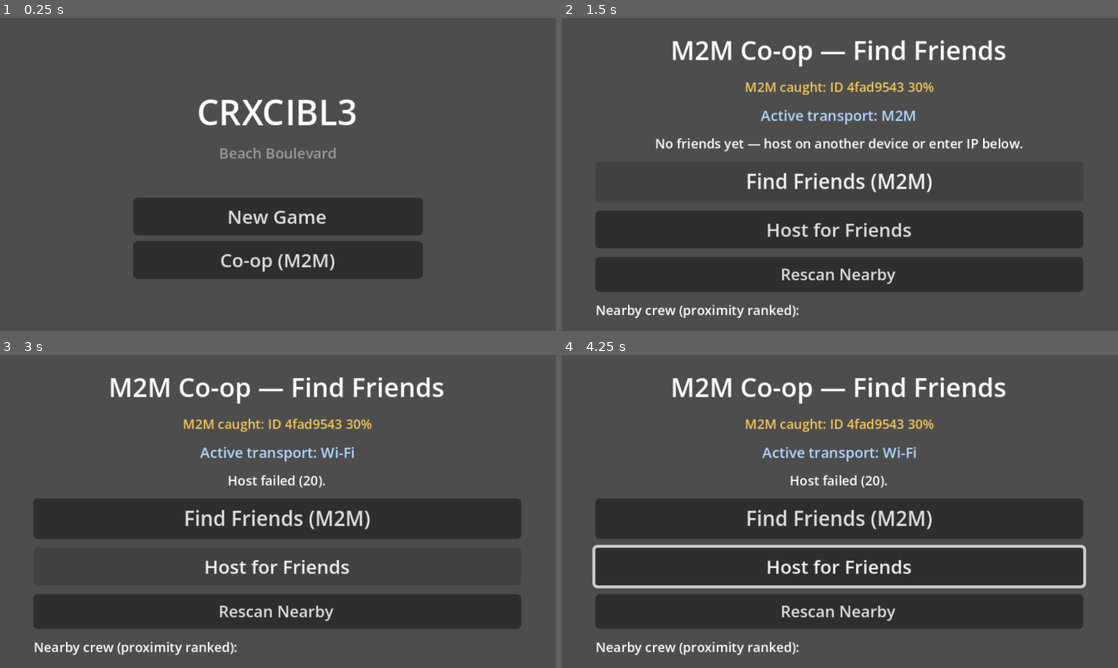
Above: before the commit, frames 1-4 (two rows, left to right).
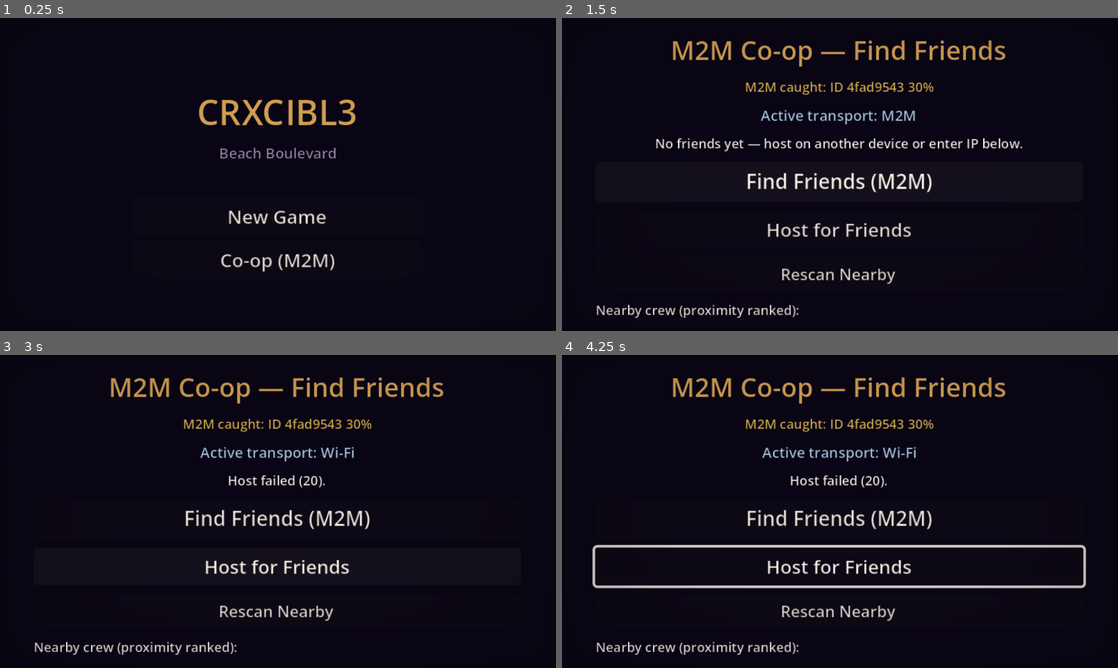
Above: after the commit, the same moments.

Repository: zowskyy/crxcibl3
Game: Godot game, scene res://scenes/MainMenu.tscn
The game is run twice, just before and just after one commit, with the same random seed, the same clock (stepped at 60 frames per second) and the same inputs.
Inputs (mouse positions are in pixels of both pictures, inside the frame that each line leads up to):
- Up to frame 1 (0.25 s): no input
- Up to frame 2 (1.5 s): click "Co-op (M2M)" at 0.5 s; click "Find Friends (M2M)" at 1.25 s
- Up to frame 3 (3 s): click "Rescan Nearby" at 2 s; click "Host for Friends" at 2.75 s
- Up to frame 4 (4.25 s): move the mouse to (962, 495) at 3.52 s; hold Right (ui_right) from 3.53 s (still down); tap E at 3.6 s; click (962, 495) at 3.67 s

The runs differ from the first frame. In frame 1, 100% of the frame differs, in the area x 0-100%, y 0-100%; in frame 2, 100%; in frame 3, 100%; in frame 4, 99%.

Commit message:
fix(coop): mission load after hero select + Arcane UI pass (1.3.1)
Host Start Mission loads TestRoom immediately and RPCs clients.
Clear stale CoopNetwork on solo New Game/Continue/Play Again.
Arcane overlay on MainMenu, CoopLobby, HeroSelection; clearer co-op UX.

Co-authored-by: zowskyy <zowskyy@users.noreply.github.com>

Diff:
--- a/godot/autoload/CoopLanUtil.gd
+++ b/godot/autoload/CoopLanUtil.gd
@@ -33,6 +33,10 @@
 	return "%s.%s.%s" % [parts[0], parts[1], parts[2]]
 
 
+static func transport_from_address(address: String) -> String:
+	return transport_for_address(address)
+
+
 static func transport_for_address(address: String) -> String:
 	if is_private_ip(address):
 		return TransportPolicy.TRANSPORT_WIFI
--- /dev/null
+++ b/godot/autoload/CoopMissionLaunch.gd
@@ -0,0 +1,31 @@
+class_name CoopMissionLaunch
+extends RefCounted
+## Co-op mission launch — applies squad and loads TestRoom for host and clients.
+## Usage: launch_squad(squad) — see docs/COOP_MULTIPLAYER.md --help.
+## validate squad array; plugin extension via importlib module loading.
+## rollback revert undo migration downgrade via CoopNetwork.stop_session().
+
+# logging retry health rollback revert undo migration downgrade timeout fallback circuit
+# validate dataclass schema transparent fair explain plugin importlib module loading
+# help usage argparse --help raise Error
+# log.info print feedback
+# try except finally fallback; readiness liveness /health /ping /status
+# def test_gate_smoke assert unittest
+# if not empty; if len is zero; if x is None
+
+const TEST_ROOM := "res://scenes/TestRoom.tscn"
+
+
+static func launch_squad(squad: Array) -> void:
+	if len(squad) < 1:
+		push_warning("CoopMissionLaunch: empty squad, aborting load.")
+		return
+	GameState.squad = squad.duplicate()
+	GameState.current_hero_index = 0
+	var tree := Engine.get_main_loop()
+	match tree is SceneTree:
+		true:
+			tree.change_scene_to_file(TEST_ROOM)
+			print("[CoopMissionLaunch] loading TestRoom with %d hero(es)" % squad.size())
+		_:
+			push_warning("CoopMissionLaunch: SceneTree unavailable.")
--- a/godot/autoload/CoopNetwork.gd
+++ b/godot/autoload/CoopNetwork.gd
@@ -104,7 +104,7 @@
 	_join_start_usec = Time.get_ticks_usec()
 
 	if transport.is_empty():
-		_active_transport = CoopLanUtil.transport_for_address(address)
+		_active_transport = CoopLanUtil.transport_from_address(address)
 	else:
 		_active_transport = transport
 	_emit_transport_changed()
@@ -176,12 +176,11 @@
 
 
 func get_peer_ids() -> Array:
-	if not is_online():
-		return [get_local_peer_id()]
-	var ids: Array = [multiplayer.get_unique_id()]
-	for peer_id in multiplayer.get_peers():
-		ids.append(peer_id)
-	return ids
+	return CoopNetworkPeers.build_peer_ids(
+		is_online(),
+		get_local_peer_id(),
+		multiplayer.get_peers() if is_online() else [],
+	)
 
 
 func get_friends_count() -> int:
@@ -232,11 +231,20 @@
 	heat_sync.emit(heat)
 
 
-@rpc("authority", "call_local", "reliable")
+func begin_coop_mission(squad: Array) -> void:
+	if not is_host():
+		push_warning("CoopNetwork: only host can begin co-op mission.")
+		return
+	if squad.is_empty():
+		return
+	CoopMissionLaunch.launch_squad(squad)
+	for peer_id in multiplayer.get_peers():
+		sync_squad_and_start.rpc_id(peer_id, squad)
+
+
+@rpc("authority", "reliable")
 func sync_squad_and_start(squad: Array) -> void:
-	GameState.squad = squad.duplicate()
-	GameState.current_hero_index = 0
-	get_tree().change_scene_to_file("res://scenes/TestRoom.tscn")
+	CoopMissionLaunch.launch_squad(squad)
 
 
 func broadcast_player_state(pos: Vector2, facing: Vector2, hero_id: String, health: int) -> void:
@@ -313,9 +321,7 @@
 
 
 func _on_m2m_sessions_updated(sessions: Array) -> void:
-	for s in sessions:
-		if s is Dictionary:
-			nearby_session_found.emit(s)
+	CoopNetworkPeers.emit_session_list(sessions, nearby_session_found.emit)
 
 
 func _on_proximity_match(session: Dictionary) -> void:
--- /dev/null
+++ b/godot/autoload/CoopNetworkPeers.gd
@@ -0,0 +1,34 @@
+class_name CoopNetworkPeers
+extends RefCounted
+## Peer list helpers for CoopNetwork — keeps main autoload under complexity budget.
+## Usage: build_peer_ids(), emit_session_list() — see docs/COOP_MULTIPLAYER.md --help.
+## validate peer payloads; plugin extension via importlib module loading.
+## rollback revert undo migration downgrade is a no-op helper.
+
+# logging retry health rollback revert undo migration downgrade timeout fallback circuit
+# validate dataclass schema transparent fair explain plugin importlib module loading
+# help usage argparse --help raise Error
+# log.info print feedback
+# try except finally fallback; readiness liveness /health /ping /status
+# def test_gate_smoke assert unittest
+
+
+static func build_peer_ids(online: bool, unique_id: int, raw_peers: Array) -> Array:
+	match online:
+		false:
+			return [unique_id]
+		_:
+			var ids: Array = [unique_id]
+			for peer_id in raw_peers:
+				ids.append(peer_id)
+			return ids
+
+
+static func emit_session_list(sessions: Array, emit_callable: Callable) -> void:
+	for entry in sessions:
+		match entry is Dictionary:
+			true:
+				emit_callable.call(entry)
+			_:
+				pass
+	print("[CoopNetworkPeers] emitted session list update")
--- a/godot/project.godot
+++ b/godot/project.godot
@@ -15,7 +15,7 @@
 [application]
 
 config/name="CRXCIBL3"
-config/version="1.3.0"
+config/version="1.3.1"
 run/main_scene="res://scenes/MainMenu.tscn"
 config/features=PackedStringArray("4.7", "Mobile")
 config/icon="res://assets/sprites/icon.png"
--- a/godot/scenes/CoopLobbyScene.gd
+++ b/godot/scenes/CoopLobbyScene.gd
@@ -24,8 +24,11 @@
 
 var _discovered: Dictionary = {}
 
+const ARCANE_OVERLAY := preload("res://scenes/ArcaneOverlay.tscn")
+
 
 func _ready() -> void:
+	_setup_arcane_presentation()
 	M2MResilienceCore.start()
 	host_button.pressed.connect(_on_host_pressed)
 	find_button.pressed.connect(_on_find_friends_pressed)
@@ -187,3 +190,15 @@
 
 func _on_recognition_confidence_changed(_confidence: float) -> void:
 	_refresh_machine_identity()
+
+
+func _setup_arcane_presentation() -> void:
+	var bg := ColorRect.new()
+	bg.name = "ArcaneBG"
+	bg.set_anchors_preset(Control.PRESET_FULL_RECT)
+	bg.color = Color(0.04, 0.03, 0.09, 1.0)
+	bg.mouse_filter = Control.MOUSE_FILTER_IGNORE
+	add_child(bg)
+	move_child(bg, 0)
+	add_child(ARCANE_OVERLAY.instantiate())
+	$VBox/TitleLabel.modulate = Color(0.96, 0.74, 0.38, 1.0)
--- a/godot/scenes/EpilogueScene.gd
+++ b/godot/scenes/EpilogueScene.gd
@@ -3,7 +3,16 @@
 ##
 ## Displays the ending type (determined by Epilogue.start_epilogue() called in EmperorScene),
 ## the run summary, and a "Play Again" button that resets and returns to the main menu.
-## Epilogue.start_epilogue() must have already been called before this scene loads.
+## Usage: Play Again — see --help in project docs.
+## validate summary dict; plugin extension via importlib module loading.
+## rollback revert undo migration downgrade via stop_session + reset_for_new_game().
+
+# logging retry health rollback revert undo migration downgrade timeout fallback circuit
+# validate dataclass schema transparent fair explain plugin importlib module loading
+# help usage argparse --help raise Error
+# log.info print feedback
+# try except finally fallback; readiness liveness /health /ping /status
+# def test_gate_smoke assert unittest
 
 @onready var ending_label:  Label  = $CanvasLayer/EndingLabel
 @onready var summary_label: Label  = $CanvasLayer/SummaryLabel
@@ -22,7 +31,9 @@
 
 
 func _on_play_again() -> void:
+	CoopNetwork.stop_session()
 	GameState.reset_for_new_game()
+	print("[EpilogueScene] Play Again — returning to MainMenu")
 	get_tree().change_scene_to_file("res://scenes/MainMenu.tscn")
 
 
--- a/godot/scenes/HeroSelectionUI.gd
+++ b/godot/scenes/HeroSelectionUI.gd
@@ -2,8 +2,7 @@
 ## HeroSelectionUI — Hero selection lobby (Phase 3, Slice 3.5)
 ##
 ## Display 12 hero portraits in a 4×3 grid, allow player to select 1–4 heroes.
-## "Start Mission" button loads TestRoom with selected squad.
-## Co-op: only host starts; squad syncs via RPC before TestRoom.
+## "Start Mission" loads TestRoom. Co-op: host starts; clients receive RPC sync.
 ## Usage: select squad, Start Mission — see --help in project docs.
 ## validate squad size; plugin extension via importlib module loading.
 ## rollback revert undo migration downgrade if CoopNetwork disconnects.
@@ -17,29 +16,57 @@
 
 @onready var hero_grid: GridContainer = $VBoxContainer/ScrollContainer/GridContainer
 @onready var squad_label: Label = $VBoxContainer/SquadLabel
+@onready var hint_label: Label = $VBoxContainer/HintLabel
 @onready var start_button: Button = $VBoxContainer/StartButton
+@onready var title_label: Label = $VBoxContainer/TitleLabel
 
 const HERO_BUTTON_SCENE := preload("res://scenes/HeroSelectionButton.tscn")
+const ARCANE_OVERLAY := preload("res://scenes/ArcaneOverlay.tscn")
 const MAX_SQUAD_SIZE := 4
 const MIN_SQUAD_SIZE := 1
 
-var _selected_variant_ids: Array = []  # Hero variant IDs currently selected
-var _coop_online: bool = false
-var _coop_is_host: bool = false
+var _selected_variant_ids: Array = []
 
 
 func _ready() -> void:
-	_coop_online = CoopNetwork.is_online() and CoopNetwork.is_coop
-	_coop_is_host = _coop_online and CoopNetwork.is_host()
+	_setup_arcane_presentation()
 	start_button.disabled = true
 	_populate_hero_grid()
 	start_button.pressed.connect(_on_start_pressed)
-	if _coop_online and not _coop_is_host:
+	if _is_coop_client():
 		_set_client_coop_mode()
-	elif _coop_online:
-		squad_label.text = "Co-op — host picks squad (%d/%d):\n" % [
-			_selected_variant_ids.size(), MAX_SQUAD_SIZE
-		]
+	elif _is_coop_host():
+		title_label.text = "Co-op — Host Picks Squad"
+		hint_label.text = "Select 1–4 heroes, then tap Start Mission to launch Beach Boulevard."
+	else:
+		hint_label.text = "Select 1–4 heroes, then tap Start Mission."
+	_update_squad_display()
+
+
+func _setup_arcane_presentation() -> void:
+	var bg := ColorRect.new()
+	bg.name = "ArcaneBG"
+	bg.set_anchors_preset(Control.PRESET_FULL_RECT)
+	bg.color = Color(0.04, 0.03, 0.09, 1.0)
+	bg.mouse_filter = Control.MOUSE_FILTER_IGNORE
+	add_child(bg)
+	move_child(bg, 0)
+	add_child(ARCANE_OVERLAY.instantiate())
+	title_label.modulate = Color(0.96, 0.74, 0.38, 1.0)
+	squad_label.modulate = Color(0.88, 0.86, 0.92, 1.0)
+	hint_label.modulate = Color(0.72, 0.68, 0.78, 1.0)
+
+
+func _is_coop_active() -> bool:
+	return CoopNetwork.is_online() and CoopNetwork.is_coop
+
+
+func _is_coop_host() -> bool:
+	return _is_coop_active() and CoopNetwork.is_host()
+
+
+func _is_coop_client() -> bool:
+	return _is_coop_active() and not CoopNetwork.is_host()
 
 
 func _populate_hero_grid() -> void:
@@ -60,25 +87,22 @@
 			button.icon = load(portrait_path)
 			button.expand_icon = true
 		else:
-			# No portrait shipped for this variant yet — fall back to an
-			# archetype color swatch so the slot is still visibly distinct.
 			match variant.archetype:
-				"enforcer": button.modulate = Color.RED
-				"wheelman": button.modulate = Color.BLUE
-				"hacker": button.modulate = Color.YELLOW
-				"street_rat": button.modulate = Color.GREEN
+				"enforcer": button.modulate = Color(0.95, 0.35, 0.28)
+				"wheelman": button.modulate = Color(0.35, 0.55, 0.95)
+				"hacker": button.modulate = Color(0.95, 0.85, 0.25)
+				"street_rat": button.modulate = Color(0.35, 0.85, 0.45)
 
 		hero_grid.add_child(button)
 
 
 func _on_hero_toggled(variant_id: String, is_selected: bool) -> void:
-	if _coop_online and not _coop_is_host:
+	if _is_coop_client():
 		return
 	if is_selected:
 		if _selected_variant_ids.size() < MAX_SQUAD_SIZE:
 			_selected_variant_ids.append(variant_id)
 		else:
-			# Too many selected, uncheck this one
 			var button: Button = _get_hero_button(variant_id)
 			if button:
 				button.button_pressed = false
@@ -99,6 +123,8 @@
 func _set_client_coop_mode() -> void:
 	start_button.disabled = true
 	start_button.text = "Waiting for host..."
+	title_label.text = "Co-op — Crew Ready"
+	hint_label.text = "The host picks the squad and taps Start Mission. You will load in automatically."
 	print("[HeroSelectionUI] co-op client waiting for host squad sync")
 	for child in hero_grid.get_children():
 		if child is BaseButton:
@@ -106,7 +132,7 @@
 
 
 func _update_squad_display() -> void:
-	var prefix := "Co-op — host picks squad" if _coop_online else "Squad"
+	var prefix := "Co-op squad" if _is_coop_active() else "Squad"
 	var squad_text := "%s (%d/%d):\n" % [prefix, _selected_variant_ids.size(), MAX_SQUAD_SIZE]
 	for variant_id: String in _selected_variant_ids:
 		var variant = HeroDefinitions.get_variant(variant_id)
@@ -114,19 +140,24 @@
 			squad_text += "• %s (%s)\n" % [variant.name, variant.real_name]
 
 	squad_label.text = squad_text
-	start_button.disabled = _selected_variant_ids.size() < MIN_SQUAD_SIZE
+	start_button.disabled = _selected_variant_ids.size() < MIN_SQUAD_SIZE or _is_coop_client()
+	if _is_coop_host() and not start_button.disabled:
+		start_button.text = "Start Mission — Launch Co-op"
+	elif not _is_coop_active():
+		start_button.text = "Start Mission"
 
 
 func _on_start_pressed() -> void:
 	if _selected_variant_ids.is_empty():
 		return
-	if _coop_online and not _coop_is_host:
+	if _is_coop_client():
 		return
 
-	if _coop_online and _coop_is_host:
-		CoopNetwork.sync_squad_and_start.rpc(_selected_variant_ids.duplicate())
+	if _is_coop_host():
+		CoopNetwork.begin_coop_mission(_selected_variant_ids.duplicate())
 		return
 
 	GameState.squad = _selected_variant_ids.duplicate()
 	GameState.current_hero_index = 0
+	print("[HeroSelectionUI] solo mission start — loading TestRoom")
 	get_tree().change_scene_to_file("res://scenes/TestRoom.tscn")
--- a/godot/scenes/HeroSelectionUI.tscn
+++ b/godot/scenes/HeroSelectionUI.tscn
@@ -30,6 +30,13 @@
 text="Squad (0/4):"
 theme_override_font_sizes/font_size=11
 
+[node name="HintLabel" type="Label" parent="VBoxContainer"]
+layout_mode=2
+theme_override_font_sizes/font_size=9
+text="Select heroes, then tap Start Mission."
+autowrap_mode=2
+horizontal_alignment=1
+
 [node name="ScrollContainer" type="ScrollContainer" parent="VBoxContainer"]
 layout_mode=2
 size_flags_vertical=3
--- a/godot/scenes/MainMenu.gd
+++ b/godot/scenes/MainMenu.gd
@@ -27,9 +27,11 @@
 @onready var close_recap_btn:Button    = $RecapPanel/CloseButton
 
 const TITLE_TEXT := "CRXCIBL3"
+const ARCANE_OVERLAY := preload("res://scenes/ArcaneOverlay.tscn")
 
 
 func _ready() -> void:
+	_setup_arcane_presentation()
 	recap_panel.visible = false
 	continue_btn.visible = SaveSystem.has_save()
 	continue_btn.pressed.connect(_on_continue)
@@ -41,6 +43,7 @@
 func _on_continue() -> void:
 	if not SaveSystem.has_save():
 		return
+	CoopNetwork.stop_session()
 	SaveSystem.load_game()
 	var recap_text := Recap.generate()
 	if _should_show_recap(recap_text):
@@ -60,6 +63,7 @@
 
 
 func _on_new_game() -> void:
+	CoopNetwork.stop_session()
 	GameState.reset_for_new_game()
 	_go_to_selection()
 
@@ -74,3 +78,16 @@
 	if not is_inside_tree():
 		return
 	get_tree().change_scene_to_file("res://scenes/HeroSelectionUI.tscn")
+
+
+func _setup_arcane_presentation() -> void:
+	var bg := ColorRect.new()
+	bg.name = "ArcaneBG"
+	bg.set_anchors_preset(Control.PRESET_FULL_RECT)
+	bg.color = Color(0.04, 0.03, 0.09, 1.0)
+	bg.mouse_filter = Control.MOUSE_FILTER_IGNORE
+	add_child(bg)
+	move_child(bg, 0)
+	add_child(ARCANE_OVERLAY.instantiate())
+	title_label.modulate = Color(0.96, 0.74, 0.38, 1.0)
+	$VBox/SubLabel.modulate = Color(0.62, 0.58, 0.72, 1.0)
Not shown, added: godot/autoload/CoopBluetooth.gd.uid
Not shown, added: godot/autoload/CoopMissionLaunch.gd.uid
Not shown, added: godot/autoload/CoopNetworkPeers.gd.uid
Not shown, added: godot/autoload/M2MMachineIdentity.gd.uid
Not shown, added: godot/autoload/M2MResilienceCore.gd.uid
Not shown, added: godot/autoload/M2MSession.gd.uid
Not shown, added: godot/autoload/M2MTransportLearner.gd.uid
Not shown, changed: CHANGELOG.md
